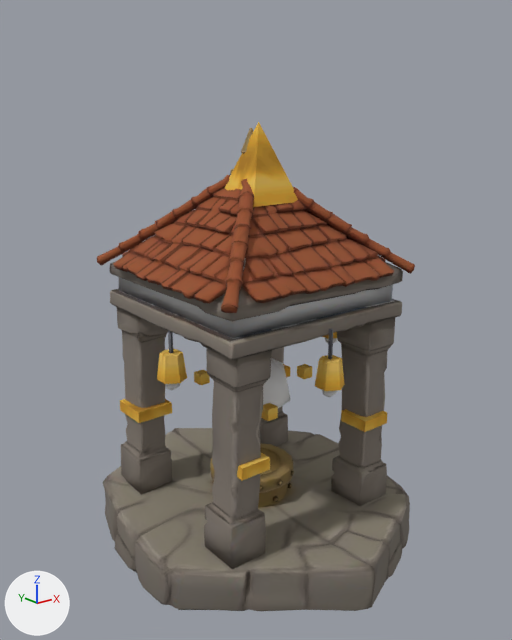
The glTF model assets/structures/support.glb: old version first, new version second.
One viewpoint serves both versions: a 50 mm lens placed at (-3.64, -4.52, 3.82), pointed at (-0.04, -0.02, 2.02). Arrows for +X, +Y and +Z are at lower left; the lights stay in place. The older version comes first. Where no turn or scale is listed for an object, it has been applied to the vertices.

The scene before the commit, as lines of its bpy script (objects in view):
```python
me_level2_support = bpy.data.meshes.new('level2_support')
me_level2_support.from_pydata(...)  # 157 vertices, 246 faces; spans x -0.98..0.98, y -1.0..1.0, z 1.1..3.64
# faces by material slot: [134, 32, 80]
me_level2_support.materials.append(mat_gold)
me_level2_support.materials.append(mat_iron)
me_level2_support.materials.append(mat_team_crystal)
me_spin_support = bpy.data.meshes.new('spin_support')
me_spin_support.from_pydata(...)  # an icosphere of 20 faces spanning x -0.286..0.286, y -0.272..0.272, z -0.32..0.32, material slot 0; a box spanning x 0.5..0.6, y -0.05..0.05, z -0.05..0.05, material slot 1; a box spanning x -0.325..-0.225, y 0.426..0.526, z -0.05..0.05, material slot 1; a box spanning x -0.325..-0.225, y -0.526..-0.426, z -0.05..0.05, material slot 1
me_spin_support.materials.append(mat_team_crystal)
me_spin_support.materials.append(mat_gold)
me_support = bpy.data.meshes.new('support')
me_support.from_pydata(...)  # 3004 vertices, 5794 faces; spans x -1.31..1.31, y -1.48..1.48, z 0.0..3.59
# faces by material slot: [5748, 46]
me_support.materials.append(mat_tower_support_skin)
me_support.materials.append(mat_team_tower_support)
ob_level2_support = bpy.data.objects.new('level2_support', me_level2_support)
ob_level2_support.location = (0.0, 0.0, 0.0)
ob_spin_support = bpy.data.objects.new('spin_support', me_spin_support)
ob_spin_support.location = (0.0, 0.0, 1.4)
ob_support = bpy.data.objects.new('support', me_support)
ob_support.location = (0.0, 0.0, 0.0)
```
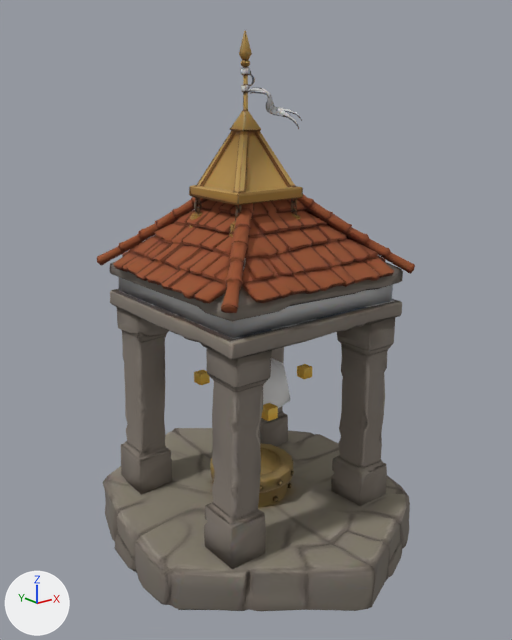
Scene script edits in JSON lines:
```json
{"op": "add", "block": "img_addon_spire_tex", "code": ["img_addon_spire_tex = load_image('addon_spire_tex', '_unpacked/addon_spire_tex', 256, 256, 'sRGB')"]}
{"op": "add", "block": "mat_team_addon_spire", "code": ["mat_team_addon_spire = bpy.data.materials.new('team_addon_spire')", "# uses the picture img_addon_spire_tex"]}
{"op": "add", "block": "mat_addon_spire_skin", "code": ["mat_addon_spire_skin = bpy.data.materials.new('addon_spire_skin')", "# uses the picture img_addon_spire_tex"]}
{"op": "add", "block": "me_addon_spire", "code": ["me_addon_spire = bpy.data.meshes.new('addon_spire')", "me_addon_spire.from_pydata(...)  # 2014 vertices, 1800 faces; spans x -0.51..0.51, y -0.37..0.37, z 0.0..1.61", "# faces by material slot: [1505, 295]", "me_addon_spire.materials.append(mat_addon_spire_skin)", "me_addon_spire.materials.append(mat_team_addon_spire)"]}
{"op": "set", "path": "ob_level2_support", "old": "bpy.data.objects.new('level2_support', me_level2_support)", "new": "bpy.data.objects.new('level2_support', None)"}
{"op": "add", "block": "ob_addon_spire", "code": ["ob_addon_spire = bpy.data.objects.new('addon_spire', me_addon_spire)", "ob_addon_spire.location = (0.0, 0.0, 2.7)"]}
```

Location of each change, [x1, y1, x2, y2] in pixels of the pictures (512 x 640 px):
```json
{"object": "level2_support", "change": "no longer drawn", "before": [120, 122, 387, 481], "faces in mat_gold": [120, 122, 387, 481], "faces in mat_iron": [168, 329, 333, 360], "faces in mat_team_crystal": [165, 338, 338, 397]}
{"object": "addon_spire", "change": "added", "after": [189, 31, 303, 237], "on screen": "brown", "faces in mat_addon_spire_skin": [189, 31, 303, 237], "faces in mat_team_addon_spire": [241, 67, 302, 129]}
```
